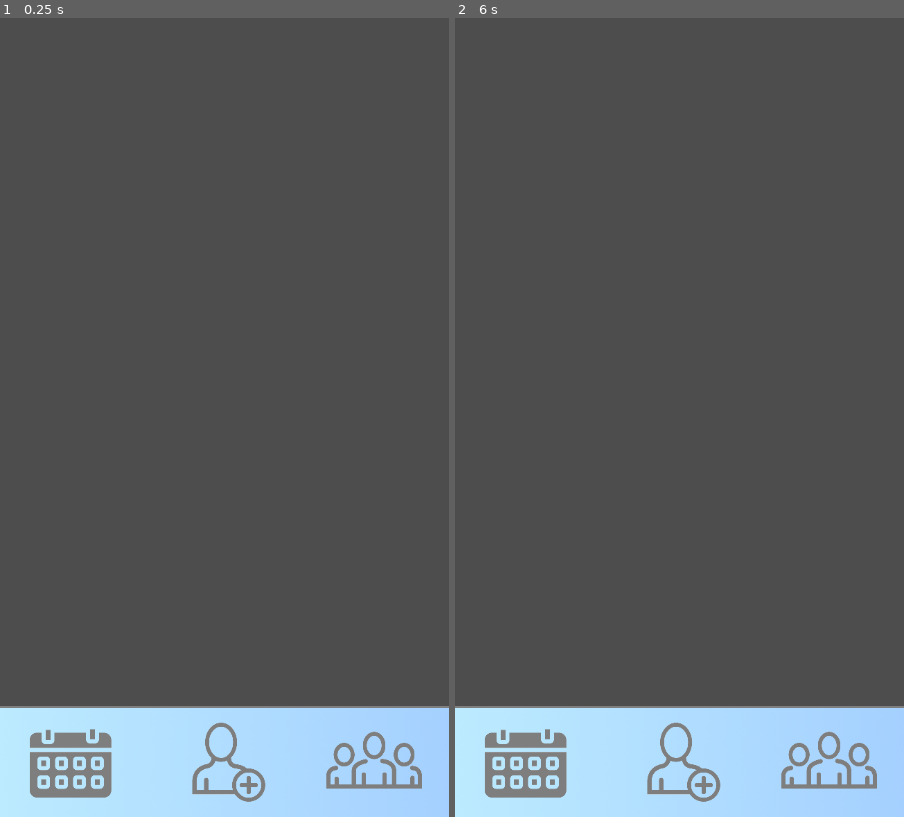
Above: before the commit, frames 1-2 (left to right).
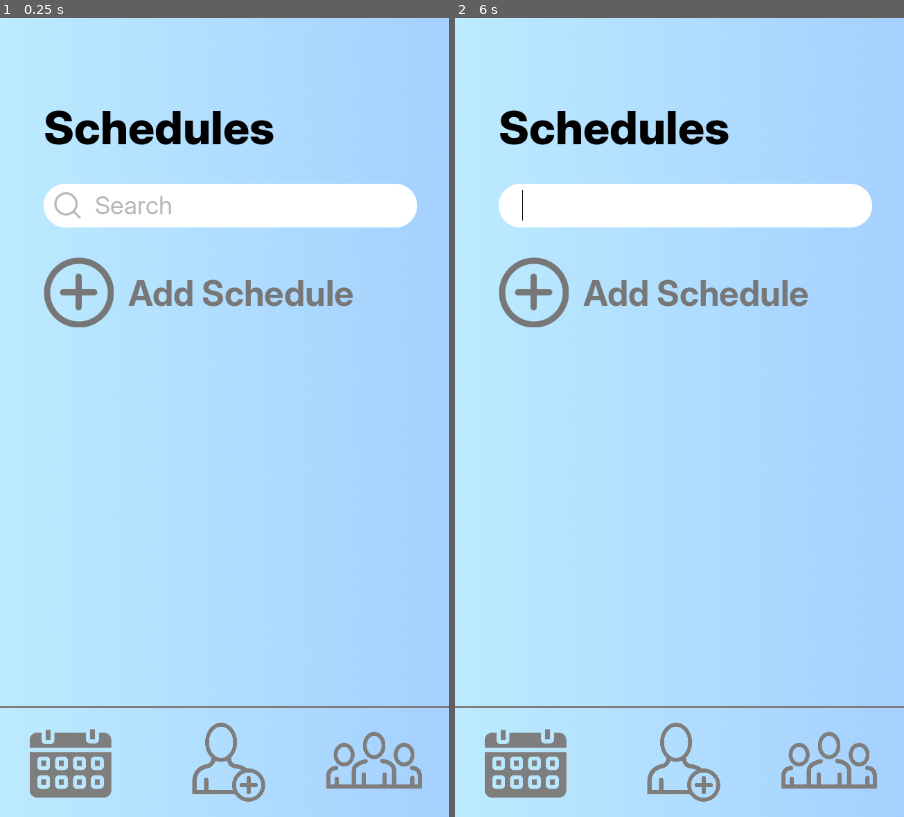
Above: after the commit, the same moments.

Repository: ericADKitt/CalPal
Game: Godot game, scene res://Scenes/main.tscn
Same seed, same stepped clock (60 frames per second), same inputs: the game is played once before the commit and once after it.
Inputs (mouse positions are in pixels of both pictures, inside the frame that each line leads up to):
- Up to frame 1 (0.25 s): no input
- Up to frame 2 (6 s): tap Enter at 0.5, 2, 3.5 s; move the mouse to (778, 377) at 0.52 s; click (778, 377) at 0.67 s; tap Space at 1.25, 2.75, 4.25 s; move the mouse to (589, 457) at 1.27 s; click (589, 457) at 1.42 s; move the mouse to (724, 241) at 2.02 s; click (724, 241) at 2.17 s; move the mouse to (657, 577) at 2.77 s; click (657, 577) at 2.92 s; move the mouse to (814, 537) at 3.52 s; click (814, 537) at 3.67 s; move the mouse to (544, 297) at 4.27 s; click (544, 297) at 4.42 s; move the mouse to (701, 417) at 5.02 s; click (701, 417) at 5.17 s; move the mouse to (612, 217) at 5.77 s; click (612, 217) at 5.92 s

The runs differ from the first frame. In frame 1, 86% of the frame differs, in the area x 0-100%, y 0-87%; in frame 2, 86%.

Commit message:
Add files via upload

Diff:
--- a/Scripts/friends_page.gd
+++ b/Scripts/friends_page.gd
@@ -6,3 +6,6 @@
 	pageTemplate.setTitle("Friends")
 	pageTemplate.setBGOffset(1)
 	pageTemplate.setAddText("Add Friend")
+
+func addButtonClicked():
+	pass
--- /dev/null
+++ b/Scripts/group_creation_pop_up.gd
@@ -0,0 +1,6 @@
+extends Control
+
+@export var popUpTemplate : Node
+
+func _ready():
+	popUpTemplate.setTitle("Group Name")
--- a/Scripts/groups_page.gd
+++ b/Scripts/groups_page.gd
@@ -6,3 +6,6 @@
 	pageTemplate.setTitle("Groups")
 	pageTemplate.setBGOffset(2)
 	pageTemplate.setAddText("Create Group")
+
+func addButtonClicked():
+	pass
--- /dev/null
+++ b/Scripts/main.gd
@@ -0,0 +1,24 @@
+extends Control
+
+@export var schedulesPageScene : PackedScene
+@export var friendsPageScene : PackedScene
+@export var groupsPageScene : PackedScene
+
+var currentPage : Node = null
+@export var navBar : Node
+
+var pageScenes : Array[PackedScene]
+
+
+
+func _ready():
+	pageScenes = [schedulesPageScene, friendsPageScene, groupsPageScene]
+
+	changePage(0)
+
+func changePage(pageIndex : int):
+	if (currentPage != null):
+		currentPage.queue_free()
+
+	currentPage = pageScenes[pageIndex].instantiate()
+	add_child(currentPage)
--- a/Scripts/nav_bar.gd
+++ b/Scripts/nav_bar.gd
@@ -5,6 +5,8 @@
 @export var scheduleIcon : Node
 @export var friendIcon : Node
 @export var groupIcon : Node
+
+@export var background : Node
 
 @export var scheduleHollowTexture : Resource
 @export var scheduleSolidTexture : Resource
@@ -15,9 +17,8 @@
 @export var groupHollowTexture : Resource
 @export var groupSolidTexture : Resource
 
-enum Page { SCHEDULES, FRIENDS, GROUPS }
 
-@export var pageIndex : Page = Page.SCHEDULES
+@export var pageIndex : int = 0
 
 
 var icons : Array[Node]
@@ -32,13 +33,18 @@
 
 	correctIconTextures()
 
+func updatePage(pageIndex : int):
+	if self.pageIndex != pageIndex:
+		get_parent().changePage(pageIndex)
+		updateBar(pageIndex)
 
-func updatePage(pageIndex : Page):
-	if self.pageIndex != pageIndex:
-		setPageIndex(pageIndex)
-		correctIconTextures()
+func updateBar(pageIndex : int):
+	setPageIndex(pageIndex)
+	correctIconTextures()
 
-func setPageIndex(pageIndex : Page):
+	background.region_rect.position.x = pageIndex * background.region_rect.size.x
+
+func setPageIndex(pageIndex : int):
 	self.pageIndex = pageIndex
 
 func correctIconTextures():
@@ -47,10 +53,10 @@
 
 
 func _on_schedules_button_pressed() -> void:
-	updatePage(Page.SCHEDULES)
+	updatePage(0)
 
 func _on_friends_button_pressed() -> void:
-	updatePage(Page.FRIENDS)
+	updatePage(1)
 
 func _on_groups_button_pressed() -> void:
-	updatePage(Page.GROUPS)
+	updatePage(2)
--- /dev/null
+++ b/Scripts/page_enum.gd
@@ -0,0 +1,3 @@
+extends Node
+
+enum Page {SCHEDULES, FRIENDS, GROUPS}
--- a/Scripts/page_template.gd
+++ b/Scripts/page_template.gd
@@ -7,14 +7,14 @@
 
 
 func setBGOffset(offset : int):
-	Background.region_rect.x = offset * Background.region_rect.w / 3
+	Background.region_rect.position.x = offset * Background.region_rect.size.x
 
 func setTitle(title):
 	TitleText.text = title
 
-func setAddText(text):
-	AddIcon.setText(text)
+func setAddText(addText):
+	AddIcon.setText(addText)
 
 
 func addButtonClicked():
-	LabelList.addLabel("New Label")
+	get_parent().addButtonClicked
--- /dev/null
+++ b/Scripts/pop_up_template.gd
@@ -0,0 +1,17 @@
+extends Control
+
+@export var title : Node
+
+@export var boxTopLeft : Vector2
+@export var boxBottomRight : Vector2
+
+func setTitle(titleText):
+	title.text = titleText
+
+func isInMenuBox(pos : Vector2):
+	return (boxTopLeft.x < pos.x and boxTopLeft.y < pos.y and pos.x < boxBottomRight.x and pos.y < boxBottomRight.y)
+
+func _input(event: InputEvent) -> void:
+	if event is InputEventMouseButton:
+		if !isInMenuBox(event.global_position):
+			get_parent().closePopUp
--- a/Scripts/schedules_page.gd
+++ b/Scripts/schedules_page.gd
@@ -6,3 +6,6 @@
 	pageTemplate.setTitle("Schedules")
 	pageTemplate.setBGOffset(0)
 	pageTemplate.setAddText("Add Schedule")
+
+func addButtonClicked():
+	pass
--- /dev/null
+++ b/Scripts/text_bar.gd
@@ -0,0 +1,10 @@
+extends Control
+
+@export var searchBarSprite : Node
+@export var lineEdit : Node
+
+func setBarColour(barColour : Color):
+	searchBarSprite.modulate = barColour
+
+func setPlaceholder(placeholder : String):
+	lineEdit.placeholder_text = placeholder
Not shown, added: Scripts/group_creation_pop_up.gd.uid
Not shown, added: Scripts/main.gd.uid
Not shown, added: Scripts/page_enum.gd.uid
Not shown, added: Scripts/pop_up_template.gd.uid
Not shown, added: Scripts/text_bar.gd.uid
